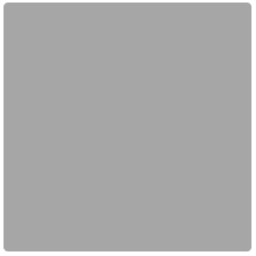
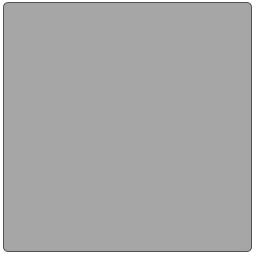
Before/after of a 256×256 layered artwork. What changed in the layer stack:
pixels changed over bbox(3, 2, 252, 252) (layer not identified)
